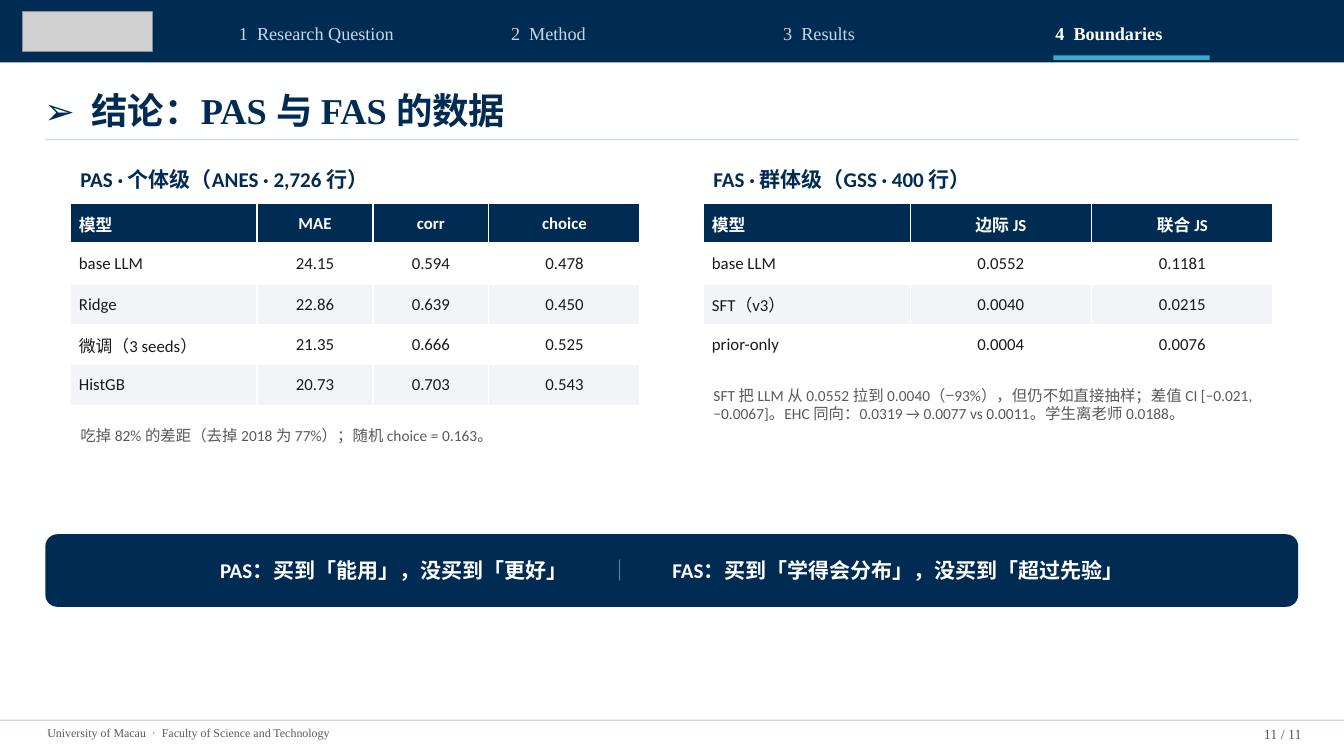
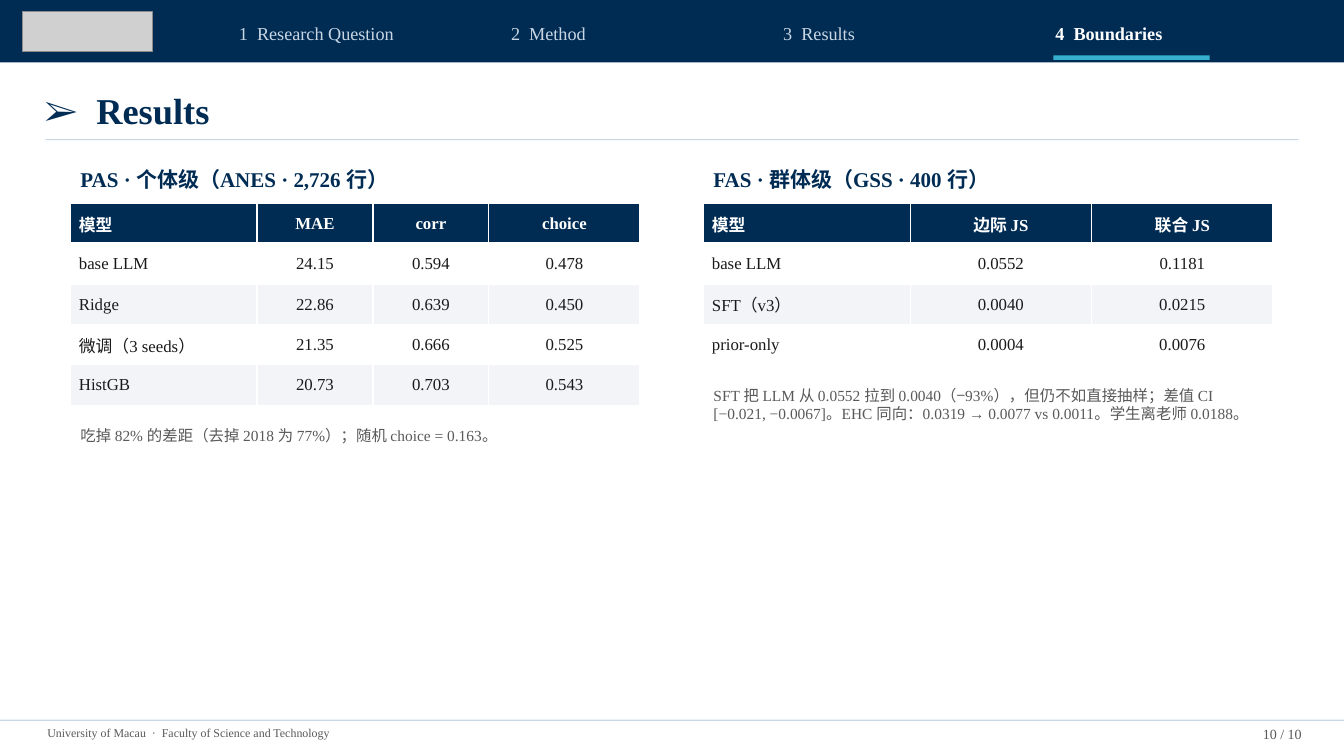
Before and after one commit to gyro-zpl/fas_pro, a slide deck: slide 10 of docs/04_论文稿件/导师阶段汇报_UMAC_2026-11-23.pptx (slide 11 before the commit). Drawn at 1344x756 pixels with LibreOffice and Linux fonts; fonts in the diff are those of the drawing; grey boxes stand for pictures. Boxes give left, top, right and bottom in pixels: in the first picture for what was removed or moved away, otherwise in the second. Text is boxed around its words. In the diff, an @@ line names an element or a change of style, - is before the commit and + after.

Commit message:
Unify the deck fonts: Times New Roman for Latin, 黑体 for CJK
Set both the Latin and East Asian typeface on every run in every slide, including
table cells (525 runs), so mixed Chinese/English lines pick 黑体 for the Chinese
characters and Times New Roman for the Latin ones. Renumber the footers after
the page count dropped to ten.

```diff
--- a/docs/04_论文稿件/导师阶段汇报_UMAC_2026-11-23.pptx
+++ b/docs/04_论文稿件/导师阶段汇报_UMAC_2026-11-23.pptx
@@ text at (x1=96, y1=98, x2=209, y2=125): text changed @@
-➢ 结论：PAS 与 FAS 的数据
+➢ Results
@@ table at (x1=71, y1=204, x2=640, y2=405) @@
@@ font Calibri to Times New Roman @@
@@ table at (x1=704, y1=204, x2=1273, y2=365) @@
@@ font Calibri to Times New Roman @@
@@ font Calibri to Times New Roman in 4 elements at (x1=80, y1=169, x2=388, y2=190), (x1=80, y1=428, x2=497, y2=444), (x1=713, y1=169, x2=989, y2=189), (x1=713, y1=388, x2=1249, y2=421) @@
@@ rounded rectangle removed at (x1=45, y1=534, x2=1299, y2=607) @@
-PAS：买到「能用」，没买到「更好」 ｜ FAS：买到「学得会分布」，没买到「超过先验」
@@ text at (x1=1263, y1=729, x2=1302, y2=739): text changed @@
-11 / 11
+10 / 10
```
Also in this commit, not shown: 9 other slides changed, 1 slide removed.
